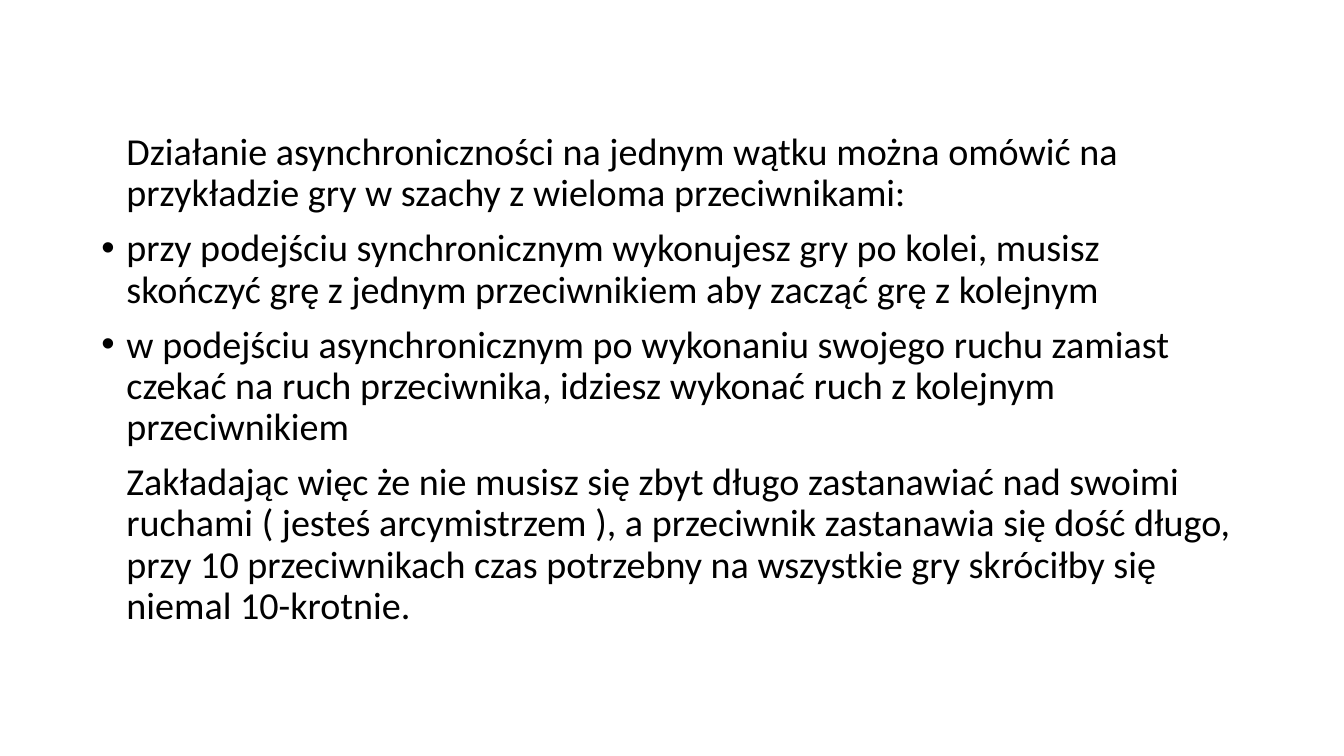
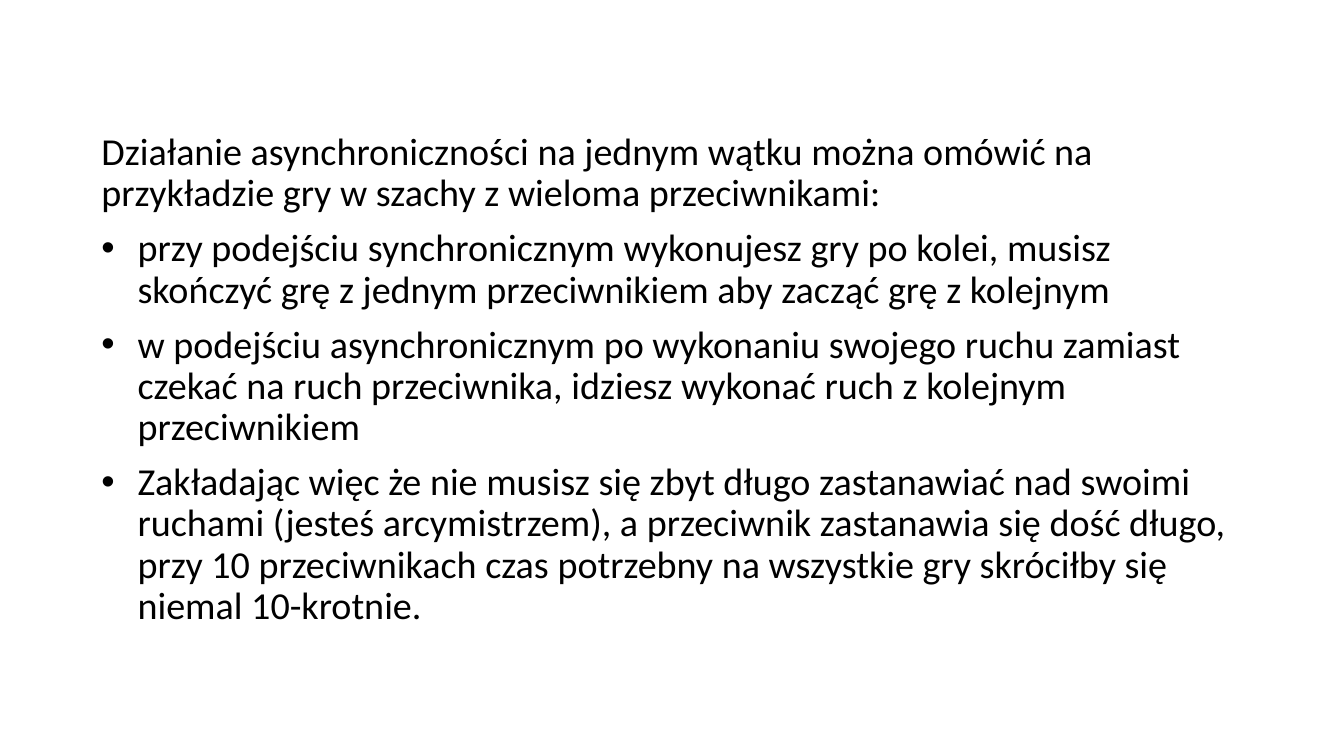
Before and after one commit to mpedziwiatr02/JPWP-User-Registration, a slide deck: slide 5 of PRESENTATION.odp. Drawn at 1344x756 pixels with LibreOffice and Linux fonts; fonts in the diff are those of the drawing; background and template pictures are left out. Boxes give left, top, right and bottom in pixels: in the first picture for what was removed or moved away, otherwise in the second. Text is boxed around its words. In the diff, an @@ line names an element or a change of style, - is before the commit and + after.

```diff
--- a/PRESENTATION.odp
+++ b/PRESENTATION.odp
@@ text at box(101, 138, 1180, 446): indent changed @@
@@ text at box(138, 468, 1225, 620): text changed @@
-Zakładając więc że nie musisz się zbyt długo zastanawiać nad swoimi ruchami ( jesteś arcymistrzem ), a przeciwnik zastanawia się dość długo, przy 10 przeciwnikach czas potrzebny na wszystkie gry skróciłby się niemal 10-krotnie.
+• Zakładając więc że nie musisz się zbyt długo zastanawiać nad swoimi ruchami (jesteś arcymistrzem), a przeciwnik zastanawia się dość długo, przy 10 przeciwnikach czas potrzebny na wszystkie gry skróciłby się niemal 10-krotnie.
```
Also in this commit, not shown: 18 other slides changed.
